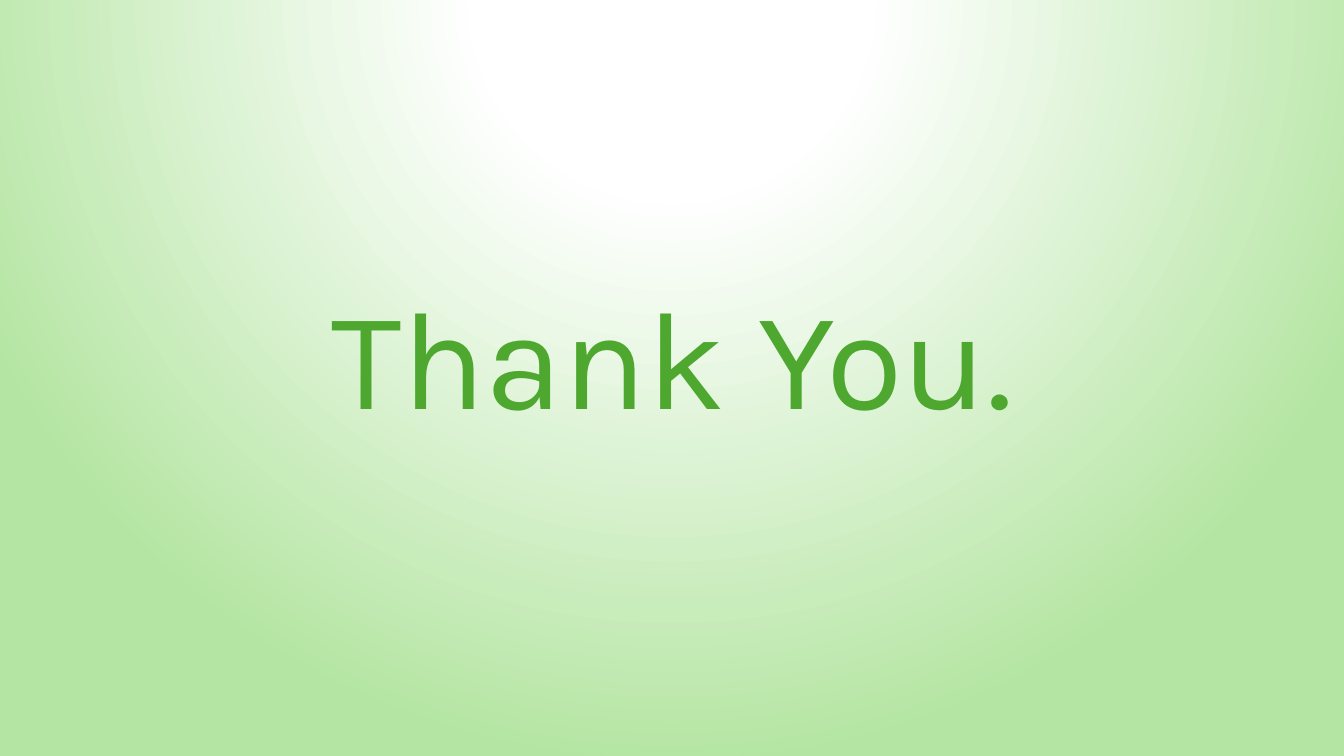
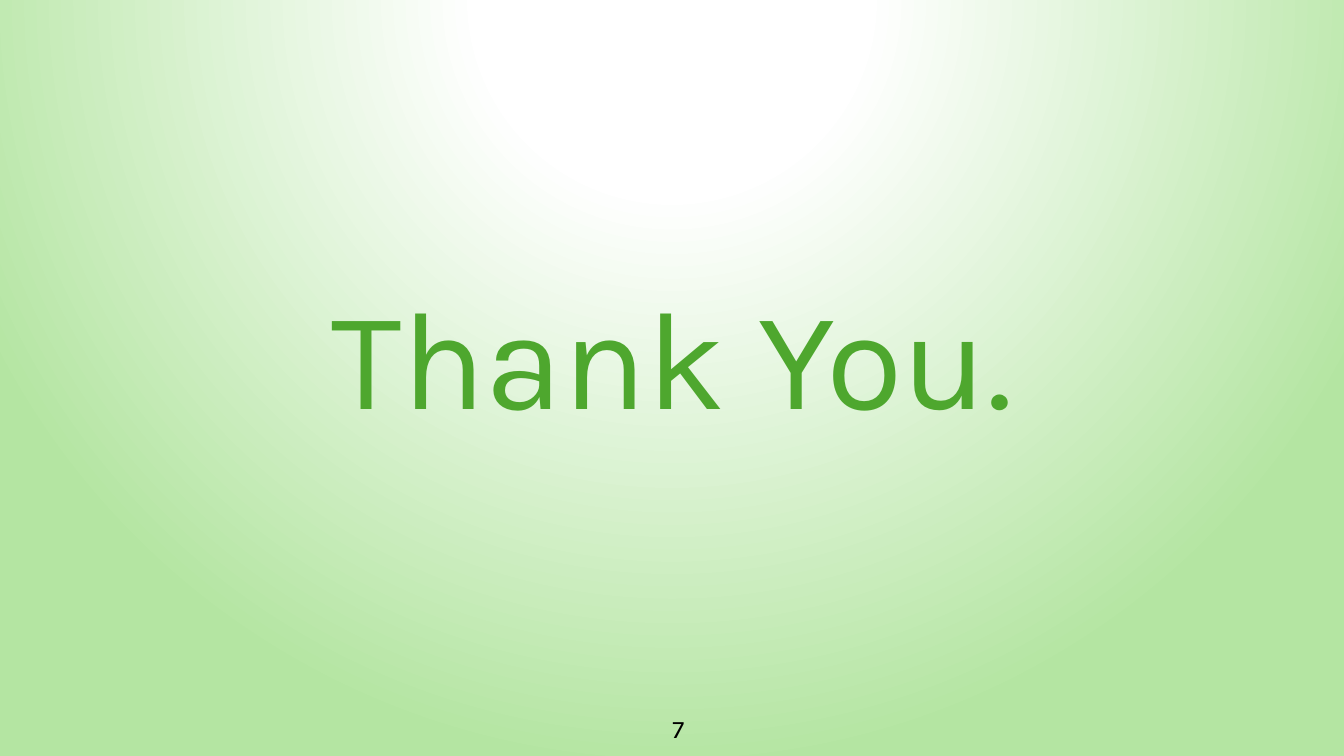
Before and after one commit to lome-ezehi/foodys, a slide deck: slide 7 of Foodys.pptx. Drawn at 1344x756 pixels with LibreOffice and Linux fonts; fonts in the diff are those of the drawing. Boxes give left, top, right and bottom in pixels: in the first picture for what was removed or moved away, otherwise in the second. Text is boxed around its words. In the diff, an @@ line names an element or a change of style, - is before the commit and + after.

```diff
--- a/Foodys.pptx
+++ b/Foodys.pptx
@@ text added at bbox=[672, 722, 684, 738], 18 pt, text #000000 @@
+7
```
Also in this commit, not shown: 6 other slides changed, 5 other files.
